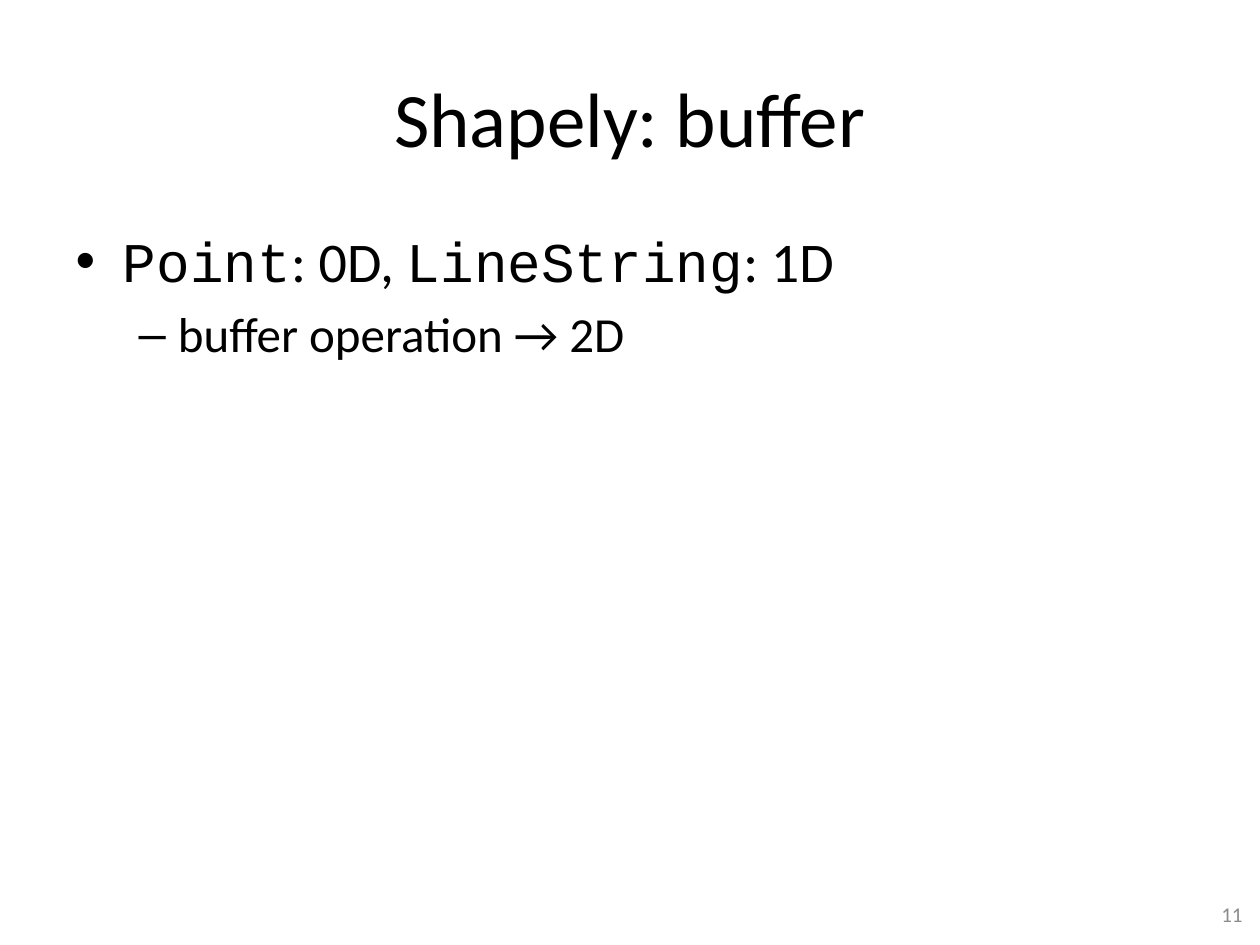
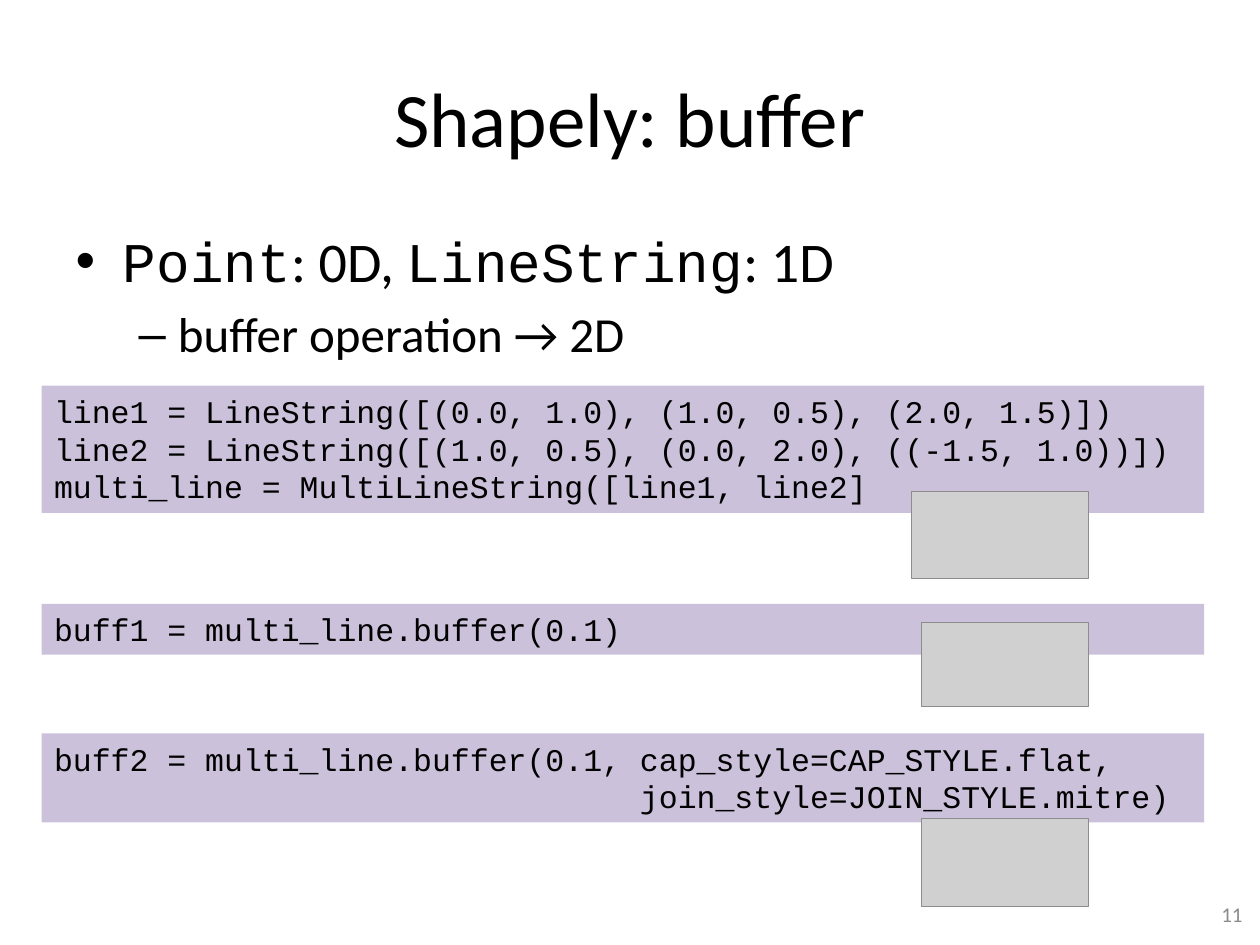
Before and after one commit to gjbex/training-material, a slide deck: slide 11 of Python/python_gis.pptx. Drawn at 1260x945 pixels with LibreOffice and Linux fonts; fonts in the diff are those of the drawing; grey boxes stand for pictures. Boxes give left, top, right and bottom in pixels: in the first picture for what was removed or moved away, otherwise in the second. Text is boxed around its words. In the diff, an @@ line names an element or a change of style, - is before the commit and + after.

Commit message:
Add slide on Shapely buffers

```diff
--- a/Python/python_gis.pptx
+++ b/Python/python_gis.pptx
@@ rectangle added at bbox=[42, 386, 1205, 513], fill #CCC1DA, 18 pt, text #000000 @@
+line1 = LineString([(0.0, 1.0), (1.0, 0.5), (2.0, 1.5)])
+line2 = LineString([(1.0, 0.5), (0.0, 2.0), ((-1.5, 1.0))])
+multi_line = MultiLineString([line1, line2]
@@ picture added at bbox=[911, 491, 1089, 578] @@
@@ rectangle added at bbox=[42, 604, 1205, 654], fill #CCC1DA, 18 pt, text #000000 @@
+buff1 = multi_line.buffer(0.1)
@@ picture added at bbox=[922, 622, 1089, 707] @@
@@ rectangle added at bbox=[42, 733, 1205, 823], fill #CCC1DA, 18 pt, text #000000 @@
+buff2 = multi_line.buffer(0.1, cap_style=CAP_STYLE.flat,
+join_style=JOIN_STYLE.mitre)
@@ picture added at bbox=[922, 819, 1089, 907] @@
```
